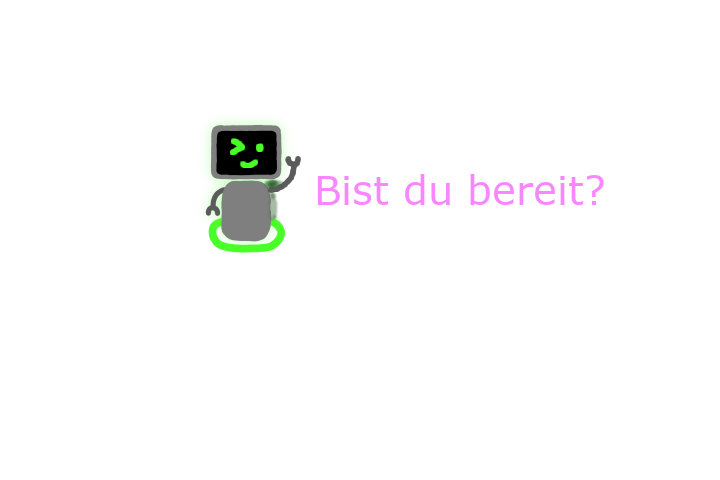
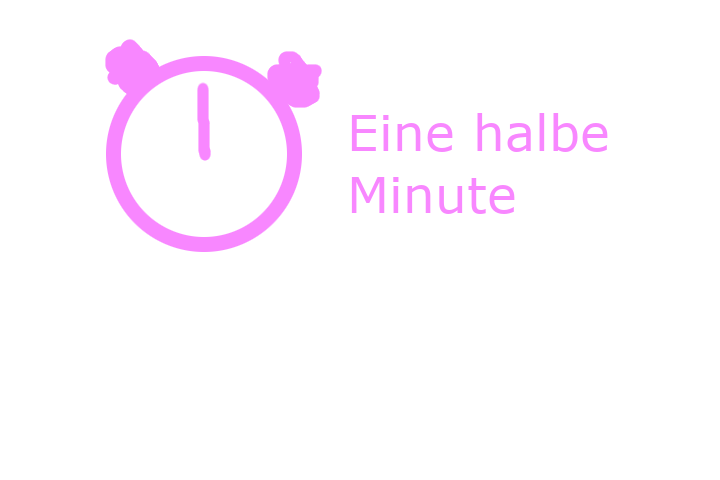
The second 720px x 480px image is a revision of the first. Changes to its layers:
hid group "travel done" (7 layers) over [105, 39, 608, 253]
hid "slide_7" over [192, 109, 604, 253]
showed group "introduction" (7 layers) over [105, 39, 608, 253]
added layer "Eine halbe ..." in group "introduction" over [351, 113, 608, 214]
painted on "slide_6" over [376, 151, 599, 180]
